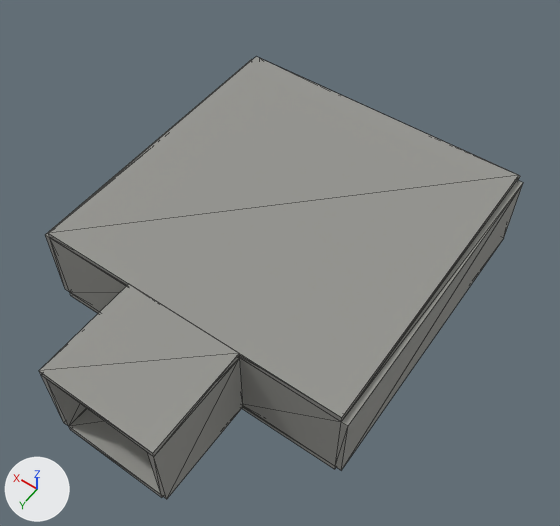
Two versions of the glTF model assets/models/entrance-to-underground-level.glb, one commit apart.
Before and after are seen from a 50 mm camera at (-13.2, 6.8, 27.9) aimed at (-0.9, -10.4, 0.8). Every picture has the same lights, and +X, +Y and +Z are marked at lower left. The picture after the commit comes second. Mesh edges are drawn as thin lines. Vertices at exactly the same position are counted once.

Script lines for the objects in view, before the commit:
```python
ob_corridor_ceiling = bpy.data.objects.new('Corridor ceiling', me_corridor_ceiling_mesh)
ob_corridor_ceiling.location = (0.0, -2.5, 2.15)
ob_corridor_wall_left = bpy.data.objects.new('Corridor wall left', me_corridor_wall_left_mesh)
ob_corridor_wall_left.location = (-2.7, -2.5, 0.0)
ob_room_ceiling = bpy.data.objects.new('Room ceiling', me_room_ceiling_mesh)
ob_room_ceiling.location = (0.0, -12.5, 2.15)
ob_room_front_wall_right = bpy.data.objects.new('Room front wall right', me_room_front_wall_right_mesh)
ob_room_front_wall_right.location = (5.02, -5.15, 0.0)
ob_room_wall_left = bpy.data.objects.new('Room wall left', me_room_wall_left_mesh)
ob_room_wall_left.location = (-7.65, -12.5, 0.0)
ob_room_wall_right = bpy.data.objects.new('Room wall right', me_room_wall_right_mesh)
ob_room_wall_right.location = (7.65, -12.5, 0.0)
# also in view: 'Corridor floor' at (0.0, -2.5, -2.2); 'Corridor wall right' at (2.7, -2.5, 0.0); 'Room front wall left' at (-5.0, -5.2, 0.0)
```
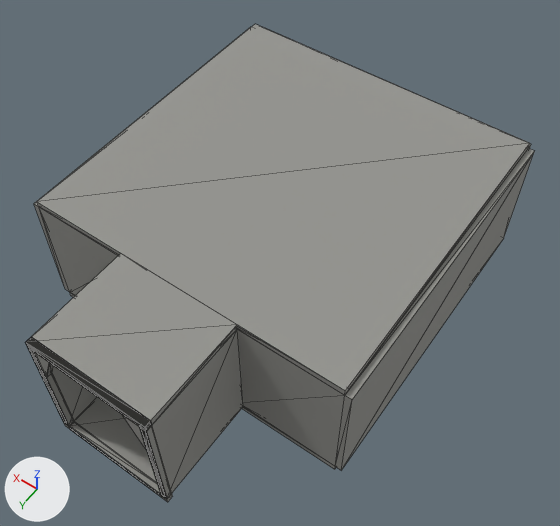
The newer file is also turned or shifted as a whole; pictures and numbers use the older file's frame.

What differs and where, as boxes (x1, y1, x2, y2) in the pictures (560 x 526 px):
'Room ceiling', moved
    before: (48, 57, 519, 421)
    after: (37, 24, 530, 395)
'Corridor ceiling', moved
    before: (39, 284, 240, 456)
    after: (25, 254, 237, 431)
'Room wall left', moved, rescaled (11% taller)
    before: (335, 180, 523, 470)
    after: (335, 148, 534, 470)
'Room front wall right', moved, rescaled (20% taller)
    before: (50, 238, 126, 312)
    after: (39, 207, 118, 296)
'Corridor entrance wall', added
    after: (26, 337, 172, 502)
'Room wall right', moved, rescaled (14% taller)
    before: (45, 59, 253, 291)
    after: (34, 27, 251, 291)

The change, as a list of edits to the scene's bpy script:
```text
Change me_room_wall_left_mesh:
    used by ob_room_wall_left; location = (-7.65, -12.5, 0.0)
    remove me_room_wall_left_mesh.from_pydata(...)  # 8 vertices, 12 faces; spans x -0.2..0.2, y -7.5..7.5, z -2.0..2.0
    add me_room_wall_left_mesh.from_pydata(...)  # 8 vertices, 12 faces; spans x -0.2..0.2, y -7.5..7.5, z -2.0..4.0
    me_room_wall_left_mesh part 1: the whole mesh is scaled about its middle by (1, 1, 1.5), then moved by (0.0, 0.0, 1.0)
Change me_room_wall_right_mesh:
    used by ob_room_wall_right; location = (7.65, -12.5, 0.0)
    remove me_room_wall_right_mesh.from_pydata(...)  # 8 vertices, 12 faces; spans x -0.2..0.2, y -7.5..7.5, z -2.0..2.0
    add me_room_wall_right_mesh.from_pydata(...)  # 8 vertices, 12 faces; spans x -0.2..0.2, y -7.5..7.5, z -2.0..4.0
    me_room_wall_right_mesh part 2: the whole mesh is scaled about its middle by (1, 1, 1.5), then moved by (0.0, 0.0, 1.0)
Change me_room_front_wall_right_mesh:
    used by ob_room_front_wall_right; location = (5.02, -5.15, 0.0)
    remove me_room_front_wall_right_mesh.from_pydata(...)  # 8 vertices, 12 faces; spans x -2.48..2.48, y -0.15..0.15, z -2.0..2.0
    add me_room_front_wall_right_mesh.from_pydata(...)  # 8 vertices, 12 faces; spans x -2.48..2.48, y -0.15..0.15, z -2.0..4.0
    me_room_front_wall_right_mesh part 3: the whole mesh is scaled about its middle by (1, 1, 1.5), then moved by (0.0, 0.0, 1.0)
Add me_corridor_entrance_wall_mesh:
    me_corridor_entrance_wall_mesh.from_pydata(...)  # 48 vertices, 104 faces; spans x -2.85..2.85, y -0.15..0.15, z -3.3..3.3
    me_corridor_entrance_wall_mesh.materials.append(mat_underground_entrance_concrete)  # grey #959590
Change ob_corridor_ceiling:
    ob_corridor_ceiling.location: (0.0, -2.5, 2.15) -> (0.0, -2.5, 4.15)
Change ob_room_ceiling:
    ob_room_ceiling.location: (0.0, -12.5, 2.15) -> (0.0, -12.5, 4.15)
Add ob_corridor_entrance_wall:
    ob_corridor_entrance_wall = bpy.data.objects.new('Corridor entrance wall', me_corridor_entrance_wall_mesh)
    ob_corridor_entrance_wall.location = (0.0, -0.15, 1.0)
```
